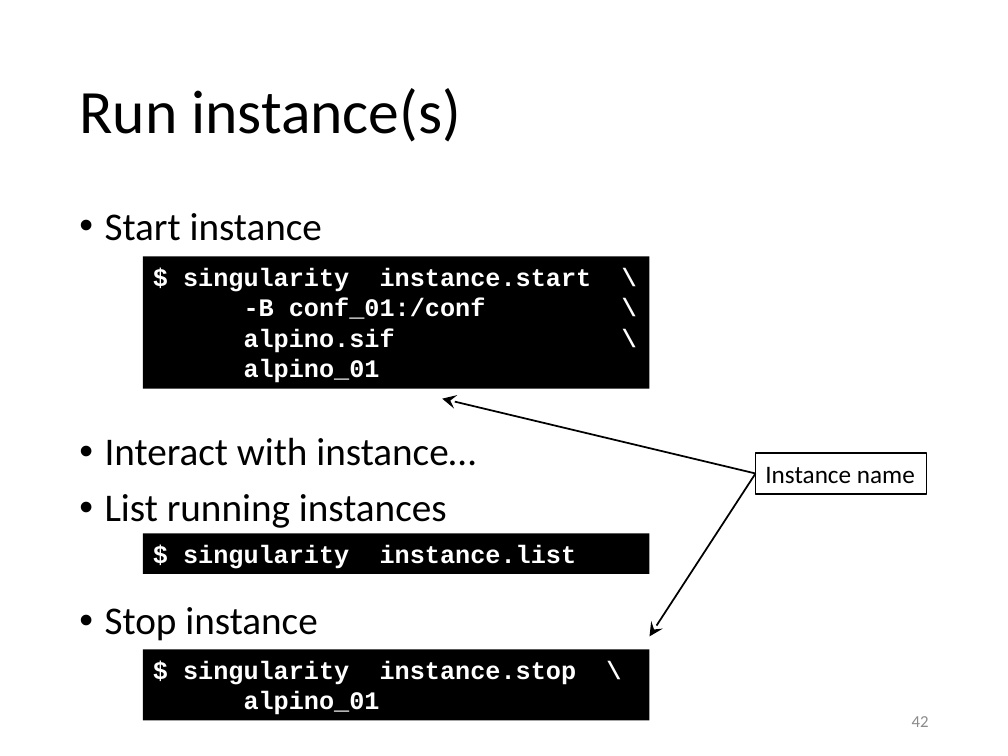
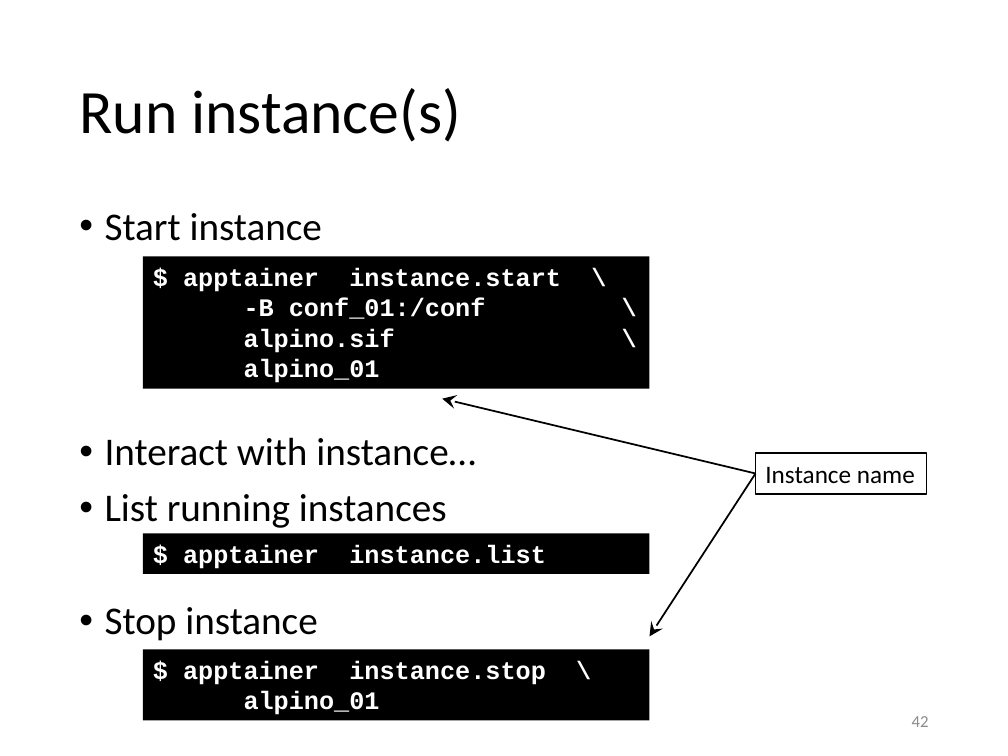
Before and after one commit to gjbex/Containers-for-HPC, a slide deck: slide 42 of containers_for_hpc.pptx. Drawn at 1008x756 pixels with LibreOffice and Linux fonts; fonts in the diff are those of the drawing. Boxes give left, top, right and bottom in pixels: in the first picture for what was removed or moved away, otherwise in the second. Text is boxed around its words. In the diff, an @@ line names an element or a change of style, - is before the commit and + after.

Commit message:
Update for apptainer, slurm

```diff
--- a/containers_for_hpc.pptx
+++ b/containers_for_hpc.pptx
@@ text in rectangle at (x1=183, y1=268, x2=561, y2=292): text changed @@
-$ singularity instance.start \
+$ apptainer instance.start \
@@ text in rectangle at (x1=183, y1=544, x2=546, y2=569): text changed @@
-$ singularity instance.list
+$ apptainer instance.list
@@ text in rectangle at (x1=183, y1=660, x2=546, y2=685): text changed @@
-$ singularity instance.stop \
+$ apptainer instance.stop \
```
Also in this commit, not shown: 21 other slides changed.
